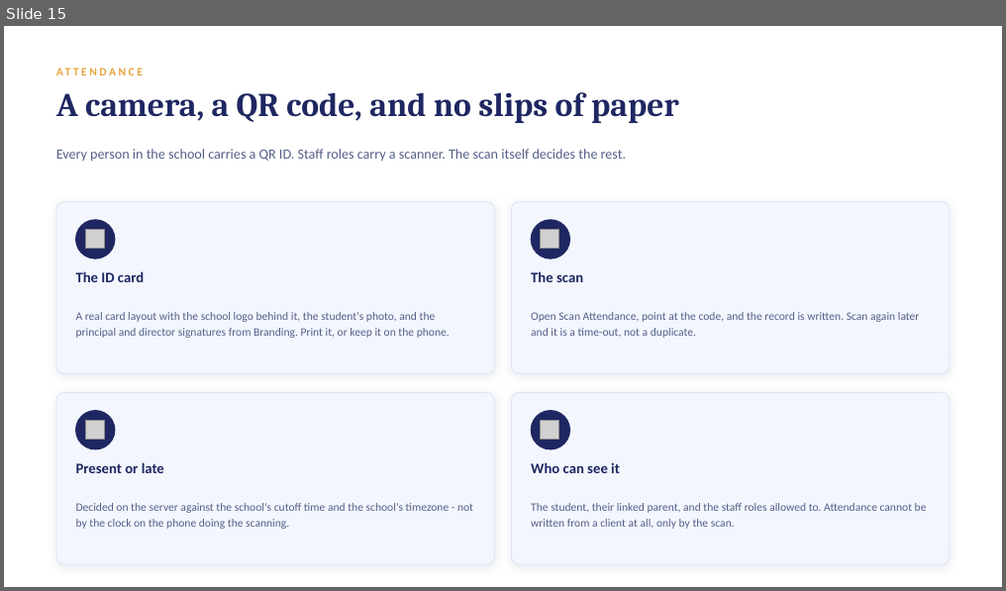
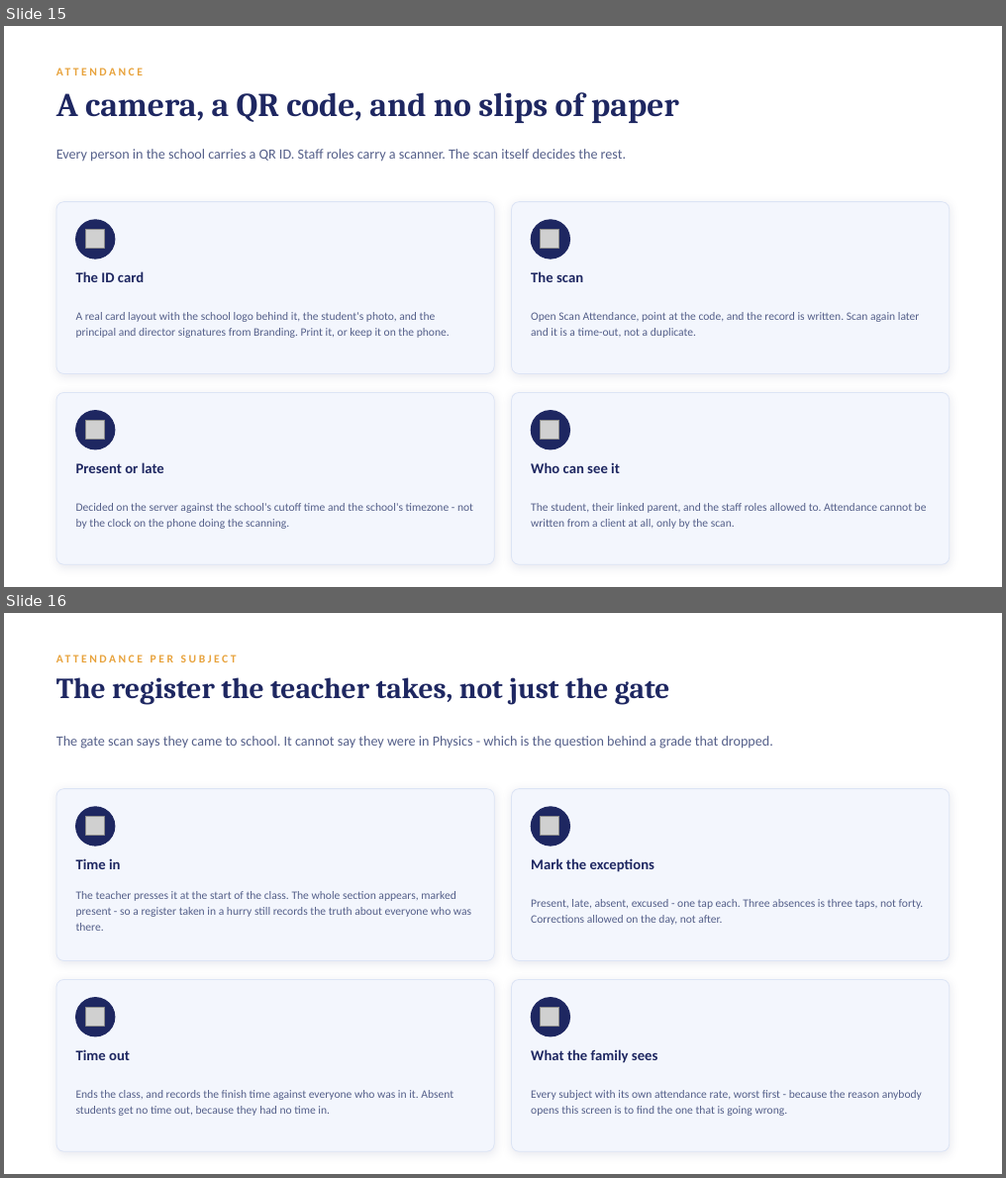
Before and after one commit to jcem0615-rgb/School-saas, a slide deck: marketing/LogicClass-Demo.pptx. Shown one above the other, each under a label of ours: slide 15 before the commit, slides 15 and 16 after it. The pictures are 1006x591 and 1006x1178 pixels, drawn with LibreOffice and Linux fonts; fonts in the diff are those of the drawing; grey boxes stand for pictures. Boxes give left, top, right and bottom in pixels: in the first picture for what was removed or moved away, otherwise in the second. Text is boxed around its words. In the diff, an @@ line names an element or a change of style, - is before the commit and + after.

```diff
--- a/marketing/LogicClass-Demo.pptx
+++ b/marketing/LogicClass-Demo.pptx
@@ slide 16 added at (4, 613, 1002, 1174), background #FFFFFF @@
@@ text added at (56, 649, 949, 668), 11 pt, text #E8A33D, bold @@
+ATTENDANCE PER SUBJECT
@@ text added at (56, 677, 669, 705), 28 pt, text #1E2761, bold @@
+The register the teacher takes, not just the gate
@@ text added at (56, 736, 773, 749), 13.5 pt, text #55608A @@
+The gate scan says they came to school. It cannot say they were in Physics - which is the question behind a grade that dropped.
@@ rounded rectangle added at (56, 789, 494, 961), fill #F3F6FD, outline #DCE4F5 0.75 pt @@
@@ rounded rectangle added at (512, 789, 949, 961), fill #F3F6FD, outline #DCE4F5 0.75 pt @@
@@ ellipse added at (76, 807, 115, 846), fill #1E2761, outline #1E2761 1 pt @@
@@ picture added at (85, 816, 104, 835) @@
@@ ellipse added at (531, 807, 570, 846), fill #1E2761, outline #1E2761 1 pt @@
@@ picture added at (541, 816, 559, 835) @@
@@ text added at (76, 859, 120, 869), 14 pt, text #1E2761, bold @@
+Time in
@@ text added at (531, 859, 654, 872), 14 pt, text #1E2761, bold @@
+Mark the exceptions
@@ text added at (76, 891, 471, 931), 11 pt, text #55608A @@
+The teacher presses it at the start of the class. The whole section appears, marked present - so a register taken in a hurry still records the truth about everyone who was there.
@@ text added at (531, 899, 924, 925), 11 pt, text #55608A @@
+Present, late, absent, excused - one tap each. Three absences is three taps, not forty. Corrections allowed on the day, not after.
@@ rounded rectangle added at (56, 980, 494, 1152), fill #F3F6FD, outline #DCE4F5 0.75 pt @@
@@ ellipse added at (76, 998, 115, 1037), fill #1E2761, outline #1E2761 1 pt @@
@@ rounded rectangle added at (512, 980, 949, 1152), fill #F3F6FD, outline #DCE4F5 0.75 pt @@
@@ ellipse added at (531, 998, 570, 1037), fill #1E2761, outline #1E2761 1 pt @@
@@ picture added at (85, 1007, 104, 1026) @@
@@ picture added at (541, 1007, 559, 1026) @@
@@ text added at (76, 1050, 130, 1060), 14 pt, text #1E2761, bold @@
+Time out
@@ text added at (531, 1050, 658, 1063), 14 pt, text #1E2761, bold @@
+What the family sees
@@ text added at (76, 1090, 453, 1116), 11 pt, text #55608A @@
+Ends the class, and records the finish time against everyone who was in it. Absent students get no time out, because they had no time in.
@@ text added at (531, 1090, 922, 1116), 11 pt, text #55608A @@
+Every subject with its own attendance rate, worst first - because the reason anybody opens this screen is to find the one that is going wrong.
```
Also in this commit, not shown: 3 other slides added, 5 other files.
